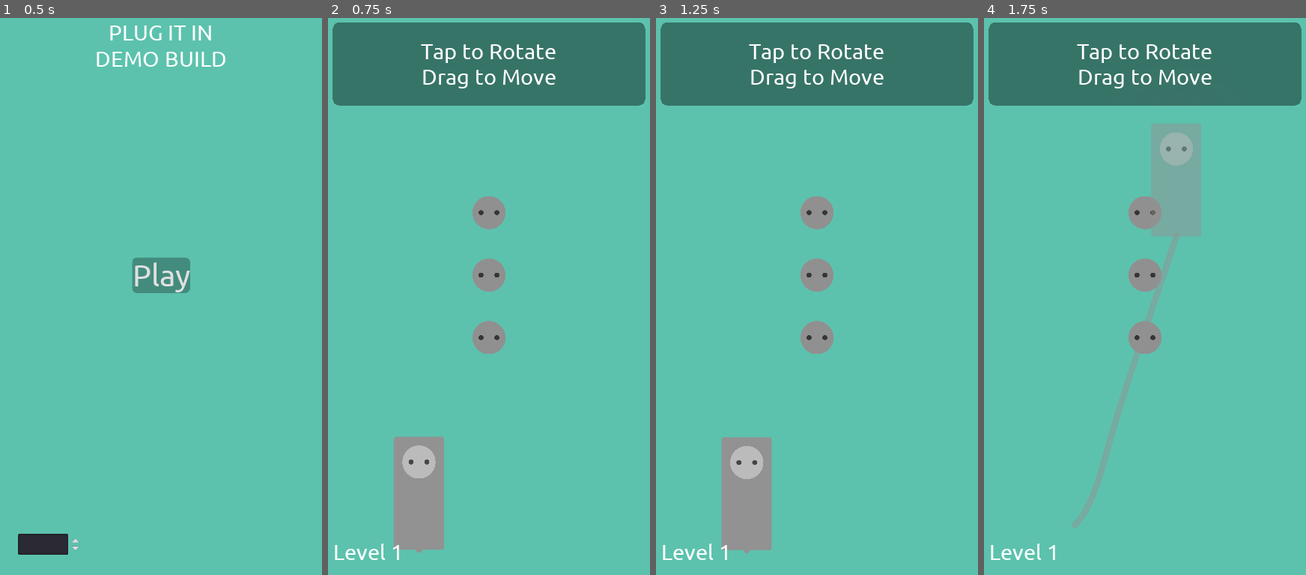
Above: before the commit, frames 1-4 (left to right).
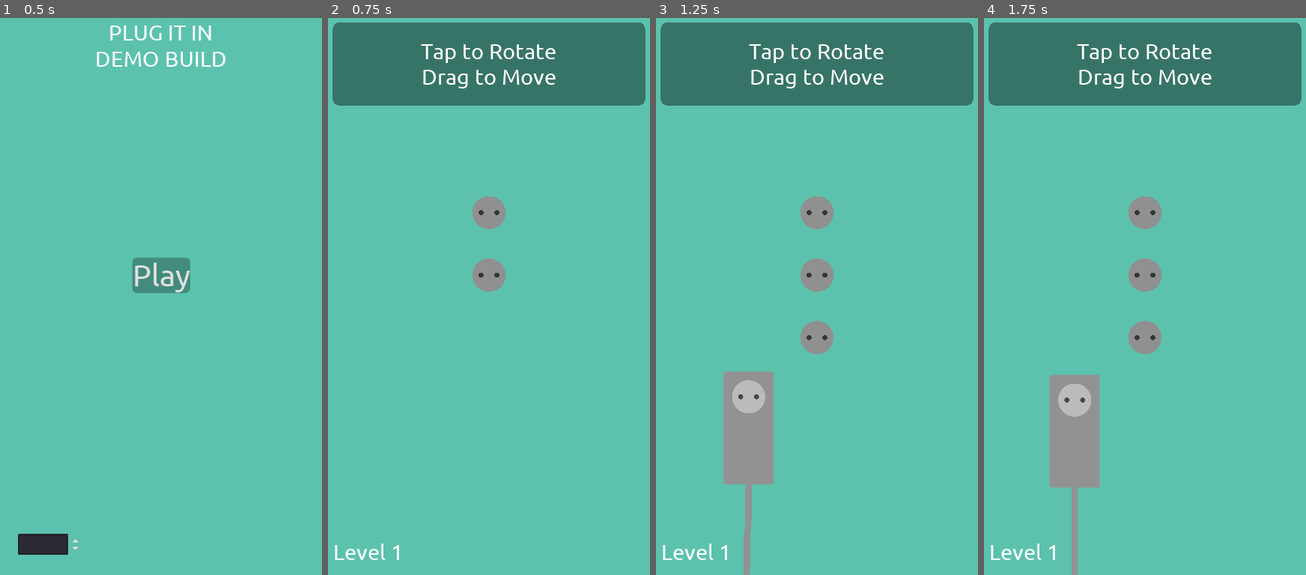
Above: after the commit, the same moments.

Repository: unSAME-Studio/ProjectOutlet
Game: Godot game, scene res://scenes/Menu.tscn
Two runs of this game, one before a commit and one after it. Both use one fixed random seed, a clock stepped at 60 frames per second and the inputs below.
Inputs (mouse positions are in pixels of both pictures, inside the frame that each line leads up to):
- Up to frame 1 (0.5 s): no input
- Up to frame 2 (0.75 s): click "Play" at 0.5 s
- Up to frame 3 (1.25 s): no input
- Up to frame 4 (1.75 s): tap Enter at 1.25 s; drag from (1074, 491) to (1177, 140) at 1.27 s

Frame 1 is identical in both runs. In frame 2, 3.6% of the frame differs, in the area x 20-56%, y 54-96%; in frame 3, 4.1%; in frame 4, 7.4%, in the area x 20-68%, y 18-100%.

Commit message:
Beautiful We Did It!

Diff:
--- a/objects/Outlet.gd
+++ b/objects/Outlet.gd
@@ -53,6 +53,13 @@
 	return false
 
 
+func check_z_index():
+	if host_plug:
+		return host_plug.get_z_index()
+	else:
+		return get_z_index()
+
+
 func check_enabled():
 	return enabled
 
@@ -95,12 +102,19 @@
 		if host_plug == plug:
 			continue
 
+		#var island_plugs = []
+		#var additional_outlet = self
+		#while additional_outlet:
+		#	if additional_outlet.host_plug:
+
 		# check collision
 		if grid_aabb(new_plug, plug):
 			fit = false
 			break
 
 	return fit
+
+
 
 
 func select(new_plug):
--- a/objects/OutletGrid.gd
+++ b/objects/OutletGrid.gd
@@ -33,6 +33,8 @@
 
 				o.set_position(Vector2(c - (float(grid[r].size()) / 2.0), r - (float(grid.size()) / 2.0)) * GRID_SIZE + Vector2(GRID_SIZE / 2, GRID_SIZE / 2))
 
+				yield(get_tree().create_timer(0.1), "timeout")
+
 
 	# spawn all the plugs
 	var plugs_count = Global.current_level_data["plugs"].size()
@@ -49,7 +51,10 @@
 
 		# if additional outlet exist TEMP IMPLEMENT
 		if info.size() >= 6:
-			p.additional_outlets.append(info[5])
+			for add in info[5]:
+				p.additional_outlets.append(add)
 
-		p.original_point = Vector2(OS.get_real_window_size().x / plugs_count * i - OS.get_real_window_size().x / 2, OS.get_real_window_size().y - 200)
+		p.original_point = Vector2(OS.get_real_window_size().x / plugs_count * i - OS.get_real_window_size().x / 2, OS.get_real_window_size().y / 2)
 		get_parent().call_deferred("add_child", p)
+
+		yield(get_tree().create_timer(0.1), "timeout")
--- a/objects/Plug.gd
+++ b/objects/Plug.gd
@@ -60,22 +60,26 @@
 		Vector2(501.0, 501.0),
 		Vector2(501.0, 0.0),
 	])
-	$Body.set_position((-head_position * GRID_SIZE) - Vector2(GRID_SIZE / 2, GRID_SIZE / 2))
+	$Body.set_offset(size * GRID_SIZE / 2)
+	$Body.set_position(((-head_position * GRID_SIZE) - Vector2(GRID_SIZE / 2, GRID_SIZE / 2)) - (size * GRID_SIZE / 2))
 
 	var shape = RectangleShape2D.new()
 	shape.set_extents(size * GRID_SIZE / 2)
 	$CollisionShape2D.set_shape(shape)
-	$CollisionShape2D.set_position($Body.get_position() + size * GRID_SIZE / 2)
-	#$CollisionShape2D.set_position((-head_position * GRID_SIZE) + Vector2(0, GRID_SIZE / 2))
+	$CollisionShape2D.set_position($Body.get_position())
 
 	# move attach point
 	$End.set_position(Vector2(0, (size.y - head_position.y) * GRID_SIZE - GRID_SIZE / 2 - MARGIN))
+	$End2.set_position($End.get_position() + Vector2(0, 200))
 
 	# spawn the string
 	cable = string.instance()
-	cable.plug = $"End"
-	get_parent().call_deferred("add_child", cable)
-	cable.set_global_position(Vector2(original_point.x, OS.get_real_window_size().y))
+	cable.plug_end = $End
+	cable.plug_end_tan = $End2
+	cable.head_end = Vector2(original_point.x, get_viewport_rect().size.y / 2)
+
+	get_parent().add_child(cable)
+	#cable.set_global_position(Vector2(original_point.x, OS.get_real_window_size().y))
 
 	# spawn additional outlets
 	for i in additional_outlets:
@@ -110,16 +114,15 @@
 						if rest_point == null:
 							spin_clockwise()
 						else:
-							set_rotation_degrees(get_rotation_degrees() + 10)
+							set_rotation_degrees(get_rotation_degrees() + 20)
 					BUTTON_WHEEL_DOWN:
 						if rest_point == null:
 							spin_counterclockwise()
 						else:
-							set_rotation_degrees(get_rotation_degrees() - 10)
+							set_rotation_degrees(get_rotation_degrees() - 20)
 
 
 func _process(delta):
-
 	# check for release event
 	if Input.is_action_just_released("click"):
 		hold_time = 0.0
@@ -134,7 +137,7 @@
 				#play can't rotate animation
 				#$AnimationPlayer.stop()
 				#$AnimationPlayer.play("bad_rotate")
-				set_rotation_degrees(get_rotation_degrees() + 10)
+				set_rotation_degrees(get_rotation_degrees() + 20)
 
 	# check for holding
 	if not selected and holding:
@@ -147,6 +150,7 @@
 
 			selected = true
 			get_node("In%d" % (randi() % 2)).play()
+			$AnimationPlayer.play("body_hint")
 
 			set_modulate(Color(1,1,1,0.5))
 			cable.set_modulate(Color(1,1,1,0.5))
@@ -161,6 +165,7 @@
 
 			selected = true
 			get_node("In%d" % (randi() % 2)).play()
+			$AnimationPlayer.play("body_hint")
 
 			set_modulate(Color(1,1,1,0.5))
 			cable.set_modulate(Color(1,1,1,0.5))
@@ -185,7 +190,7 @@
 				shortest_dist = distance
 
 		if closest_point:
-			set_global_position(lerp(get_global_position(), closest_point.get_global_position(), 25 * delta))
+			set_global_position(lerp(get_global_position(), closest_point.get_global_position(), 20 * delta))
 
 			if closest_point.check_fit(self):
 				set_modulate(Color(0,0.5,0.5,0.5))
@@ -196,20 +201,24 @@
 				set_modulate(Color(1,0.5,0.5,0.5))
 				cable.set_modulate(Color(1,0.5,0.5,0.5))
 		else:
-			set_global_position(lerp(get_global_position(), get_global_mouse_position(), 25 * delta))
+			set_global_position(lerp(get_global_position(), get_global_mouse_position(), 20 * delta))
 
 			set_modulate(Color(1,1,1,0.5))
 			cable.set_modulate(Color(1,1,1,0.5))
 
 	else:
 		if rest_point:
-			set_global_position(lerp(get_global_position(), rest_point.get_global_position(), 25 * delta))
+			set_global_position(lerp(get_global_position(), rest_point.get_global_position(), 10 * delta))
 		else:
-			set_global_position(lerp(get_global_position(), original_point, 25 * delta))
+			set_global_position(lerp(get_global_position(), original_point, 10 * delta))
 
 	# constantly rotate the plug
 	set_rotation(lerp_angle(get_rotation(), direction * PI / 2, 25 * delta))
 
+	# adjust end tangent base on cable distance
+	var cable_distance = (cable.head_end.distance_to(get_global_position()) / 2)
+	$End2.set_position($End.get_position() + Vector2(0, cable_distance))
+	cable.get_node("P0/P1").set_position(Vector2(0, -cable_distance))
 
 # on drop
 func _input(event):
@@ -245,7 +254,8 @@
 					set_modulate(Color("44d29c"))
 					cable.set_modulate(Color("44d29c"))
 
-					set_z_index(rest_point.get_z_index() + 2)
+					set_z_index(rest_point.check_z_index() + 2)
+					print("This plug is at %d Z INDEX" % get_z_index())
 
 					#print("Avaliable")
 					#print(Global.console.avaliable_plugs)
@@ -281,7 +291,8 @@
 	set_modulate(Color("ffffff"))
 	cable.set_modulate(Color("ffffff"))
 
-	set_z_index(10)
+	set_z_index(20)
+	print("This plug is at %d Z INDEX" % get_z_index())
 
 	#print("Avaliable")
 	#print(Global.console.avaliable_plugs)
@@ -293,10 +304,17 @@
 		i.enabled = false
 
 		# restore additional outlet place
-		# by top z index [NEED FIX] It shouldn't enable all plugs
+		# by finding the outlet with top z index
+		var max_z_index = -1
+		var top_outlet = null
 		for child in get_tree().get_nodes_in_group("outlet"):
 			if i != child and i.grid_position == child.grid_position:
-				child.enabled = true
+				if child.get_z_index() > max_z_index:
+					max_z_index = child.get_z_index()
+					top_outlet = child
+
+		if top_outlet:
+			top_outlet.enabled = true
 
 		# recursive unpluging
 		for p in Global.console.attached_plugs:
--- a/objects/Plug.tscn
+++ b/objects/Plug.tscn
@@ -10,6 +10,7 @@
 [ext_resource path="res://arts/Texture.png" type="Texture" id=8]
 [ext_resource path="res://sounds/medium_plug_out.mp3" type="AudioStream" id=9]
 [ext_resource path="res://sounds/medium_plug_in.mp3" type="AudioStream" id=10]
+[ext_resource path="res://Logo White (Small).png" type="Texture" id=11]
 
 [sub_resource type="RectangleShape2D" id=1]
 extents = Vector2( 32, 64 )
@@ -88,6 +89,14 @@
 [node name="End" type="Position2D" parent="."]
 position = Vector2( 0, 96 )
 
+[node name="End2" type="Position2D" parent="."]
+position = Vector2( 0, 296 )
+
+[node name="Test" type="Sprite" parent="End2"]
+visible = false
+scale = Vector2( 0.1, 0.1 )
+texture = ExtResource( 11 )
+
 [node name="In0" type="AudioStreamPlayer2D" parent="."]
 stream = ExtResource( 4 )
 bus = "Sound"
--- a/objects/rope/Verlet.tscn
+++ b/objects/rope/Verlet.tscn
@@ -1,6 +1,7 @@
-[gd_scene load_steps=2 format=2]
+[gd_scene load_steps=3 format=2]
 
 [ext_resource path="res://objects/rope/string.gd" type="Script" id=1]
+[ext_resource path="res://Logo White (Small).png" type="Texture" id=2]
 
 [node name="String" type="Node2D"]
 script = ExtResource( 1 )
@@ -12,3 +13,17 @@
 joint_mode = 2
 begin_cap_mode = 2
 end_cap_mode = 2
+
+[node name="P0" type="Position2D" parent="."]
+
+[node name="Test" type="Sprite" parent="P0"]
+visible = false
+texture = ExtResource( 2 )
+
+[node name="P1" type="Position2D" parent="P0"]
+position = Vector2( 0, -200 )
+
+[node name="Test" type="Sprite" parent="P0/P1"]
+visible = false
+scale = Vector2( 0.1, 0.1 )
+texture = ExtResource( 2 )
--- a/objects/rope/string.gd
+++ b/objects/rope/string.gd
@@ -13,14 +13,21 @@
 var posPrev: PoolVector2Array
 var pointCount: int
 
-var plug
+var head_end
+var plug_end
+var plug_end_tan
 
 onready var curve = Curve2D.new()
 
 func _ready()->void:
-	pointCount = get_pointCount(ropeLength)
-	resize_arrays()
-	init_position()
+	#pointCount = get_pointCount(ropeLength)
+	#resize_arrays()
+	#init_position()
+
+	# set P0 to end
+	$P0.set_global_position(head_end)
+	$P0/P1.set_global_position($P0.get_global_position() + Vector2(0, -200))
+	pass
 
 func get_pointCount(distance: float)->int:
 	return int(ceil(distance / constrain))
@@ -50,16 +57,33 @@
 """
 
 func _process(delta)->void:
-	set_last(plug.get_global_position())
+	#if plug:
+	#	set_last(plug.get_global_position())
 
-	update_points(delta)
-	update_constrain()
+	#update_points(delta)
+	#update_constrain()
 
-	update_constrain()	#Repeat to get tighter rope
-	update_constrain()
+	#update_constrain()	#Repeat to get tighter rope
+	#update_constrain()
 
 	# Send positions to Line2D for drawing
-	line2D.points = pos
+	#line2D.points = pos
+
+	# calculate curve
+	#$P0.look_at(plug_end.get_global_position())
+
+	var p0_in = Vector2.ZERO # This isn't used for the first curve
+	var p0_vertex = $P0.get_global_position() # First point of first line segment
+	var p0_out = $P0/P1.get_global_position() - $P0.get_global_position() # Second point of first line segment
+	var p1_in = plug_end_tan.get_global_position() - plug_end.get_global_position() # First point of second line segment
+	var p1_vertex = plug_end.get_global_position() # Second point of second line segment
+	var p1_out = Vector2.ZERO # Not used unless another curve is added
+	curve.add_point(p0_vertex, p0_in, p0_out)
+	curve.add_point(p1_vertex, p1_in, p1_out)
+
+	line2D.points = curve.tessellate()
+
+	curve.clear_points()
 
 func set_start(p:Vector2)->void:
 	pos[0] = p
--- a/project.godot
+++ b/project.godot
@@ -13,6 +13,9 @@
 config/name="ProjectOutlet"
 config/description="(c) 2022 unSAME Studio"
 run/main_scene="res://scenes/Menu.tscn"
+boot_splash/image="res://Logo White (Small).png"
+boot_splash/fullsize=false
+boot_splash/bg_color=Color( 0.364706, 0.764706, 0.682353, 1 )
 config/icon="res://icon.png"
 
 [autoload]
@@ -24,9 +27,8 @@
 
 window/size/width=1080
 window/size/height=1920
-window/size/test_width=720
+window/size/test_width=1280
 window/size/test_height=720
-window/dpi/allow_hidpi=true
 window/stretch/mode="2d"
 window/stretch/aspect="expand"
 
--- a/scenes/Main.tscn
+++ b/scenes/Main.tscn
@@ -73,8 +73,8 @@
 theme = ExtResource( 5 )
 
 [node name="MarginContainer" type="MarginContainer" parent="CanvasLayer/Control/OverScreen/PanelContainer"]
-margin_right = 653.0
-margin_bottom = 423.0
+margin_right = 650.0
+margin_bottom = 506.0
 custom_constants/margin_right = 30
 custom_constants/margin_top = 30
 custom_constants/margin_left = 30
@@ -83,25 +83,26 @@
 [node name="VBoxContainer" type="VBoxContainer" parent="CanvasLayer/Control/OverScreen/PanelContainer/MarginContainer"]
 margin_left = 30.0
 margin_top = 30.0
-margin_right = 623.0
-margin_bottom = 393.0
+margin_right = 620.0
+margin_bottom = 476.0
 alignment = 1
 
 [node name="Tag" type="Label" parent="CanvasLayer/Control/OverScreen/PanelContainer/MarginContainer/VBoxContainer"]
-margin_right = 593.0
-margin_bottom = 246.0
+margin_right = 590.0
+margin_bottom = 329.0
 size_flags_vertical = 6
 theme = ExtResource( 5 )
-text = "
-Puzzle Completed!
+text = ":)
+
+Everyone is happy!
 "
 align = 1
 valign = 1
 
 [node name="Button" type="Button" parent="CanvasLayer/Control/OverScreen/PanelContainer/MarginContainer/VBoxContainer"]
-margin_top = 250.0
-margin_right = 593.0
-margin_bottom = 363.0
+margin_top = 333.0
+margin_right = 590.0
+margin_bottom = 446.0
 focus_mode = 0
 mouse_default_cursor_shape = 2
 theme = ExtResource( 5 )
--- a/scripts/console.gd
+++ b/scripts/console.gd
@@ -24,13 +24,14 @@
 			[2, 2],
 		],
 		"rot": [
-			[0, 0],
-			[0, 1],
+			[1, 0],
+			[1, 1],
 		],
 		"plugs": [
-			[1, 1, 0, 0, TYPE.TWO, [0, 1, TYPE.TWO, 0]],
-			[1, 1, 0, 0, TYPE.TWO, [0, 1, TYPE.TWO, 0]],
-			[1, 1, 0, 0, TYPE.TWO, [0, 1, TYPE.TWO, 1]],
+			[1, 2, 0, 0, TYPE.TWO, [[0, 1, TYPE.TWO, 1]]],
+			[1, 2, 0, 0, TYPE.TWO, [[0, 1, TYPE.TWO, 1]]],
+			[1, 2, 0, 0, TYPE.TWO, [[0, 1, TYPE.TWO, 1]]],
+			[1, 2, 0, 0, TYPE.TWO, [[0, 1, TYPE.TWO, 1]]],
 			[1, 1, 0, 0],
 			[1, 1, 0, 0],
 		],
Binary file added: Logo White (Small).png
Not shown, added: Logo White (Small).png.import
Not shown: 1 places in objects/Plug.tscn that only renumber resources
